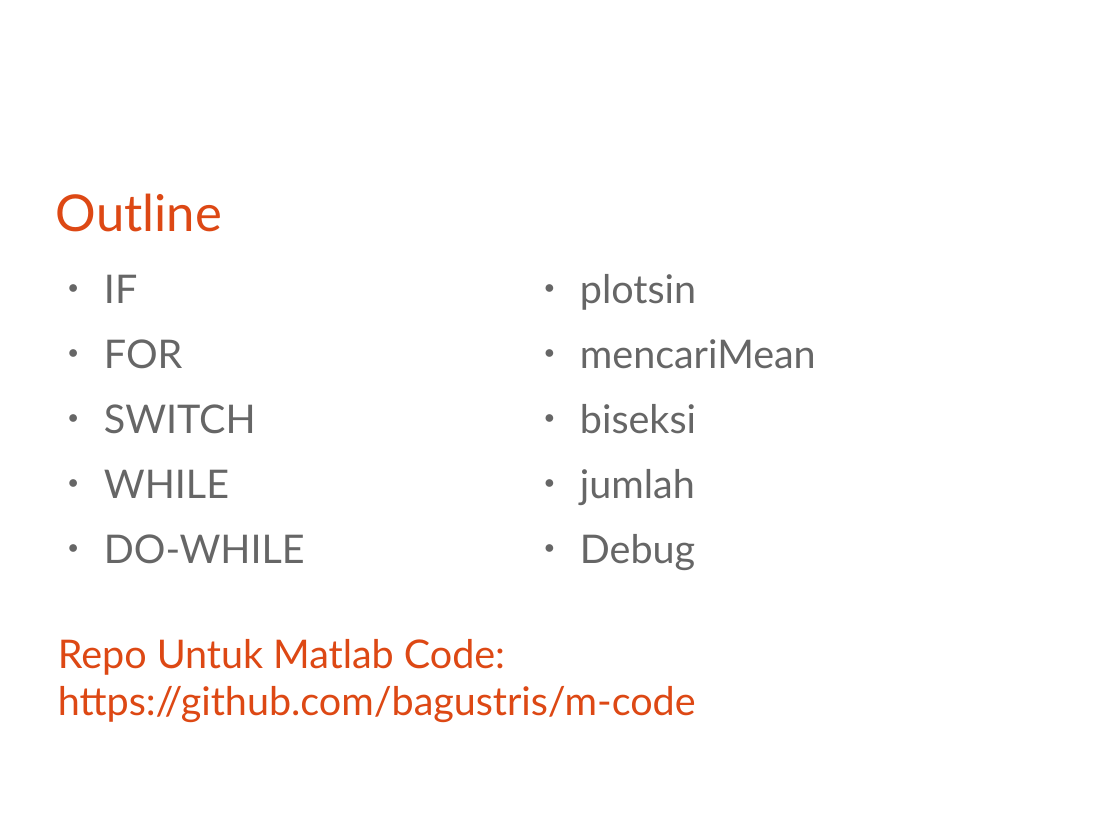
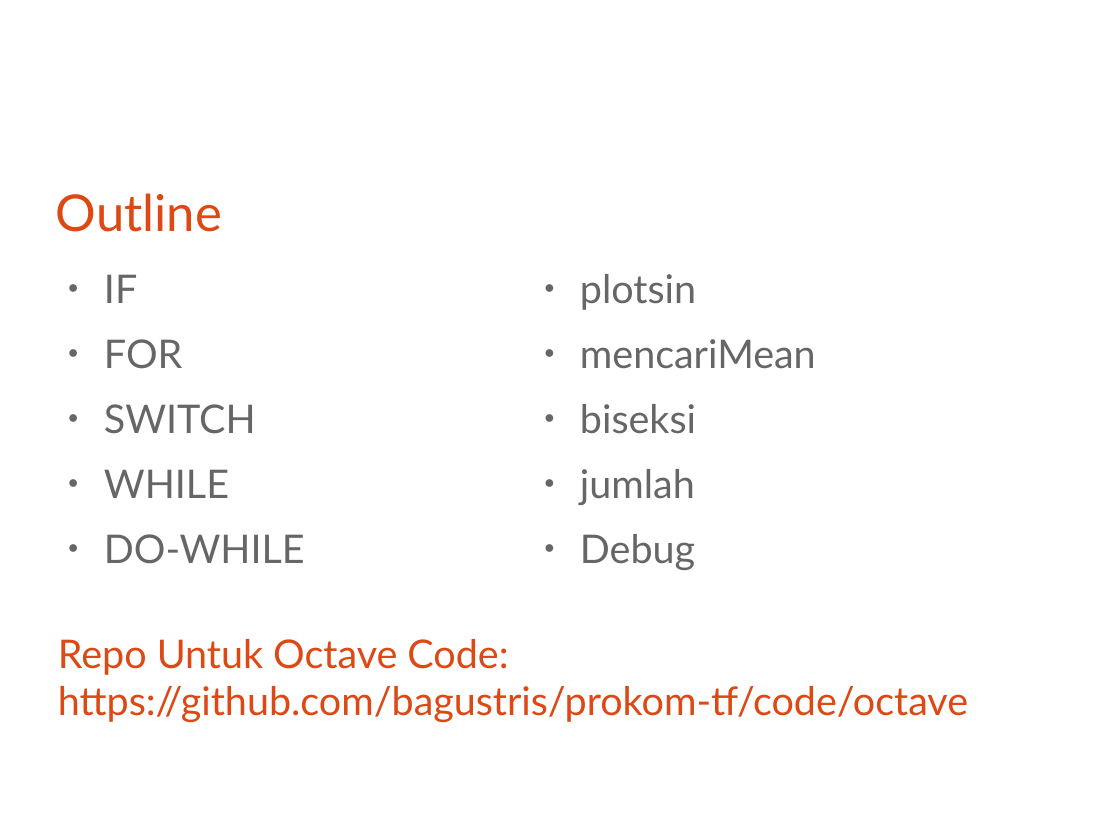
Before and after one commit to bagustris/prokom-tf, a slide deck: slide 2 of slide/matlab.odp. Drawn at 1120x840 pixels with LibreOffice and Linux fonts; fonts in the diff are those of the drawing. Boxes give left, top, right and bottom in pixels: in the first picture for what was removed or moved away, otherwise in the second. Text is boxed around its words. In the diff, an @@ line names an element or a change of style, - is before the commit and + after.

Commit message:
add octave code

```diff
--- a/slide/matlab.odp
+++ b/slide/matlab.odp
@@ text at <box>58,639,968,723</box>: text changed @@
-Repo Untuk Matlab Code:
-https://github.com/bagustris/m-code
+Repo Untuk Octave Code:
+https://github.com/bagustris/prokom-tf/code/octave
```
Also in this commit, not shown: 6 other slides changed, 1 slide added, 27 other files.
